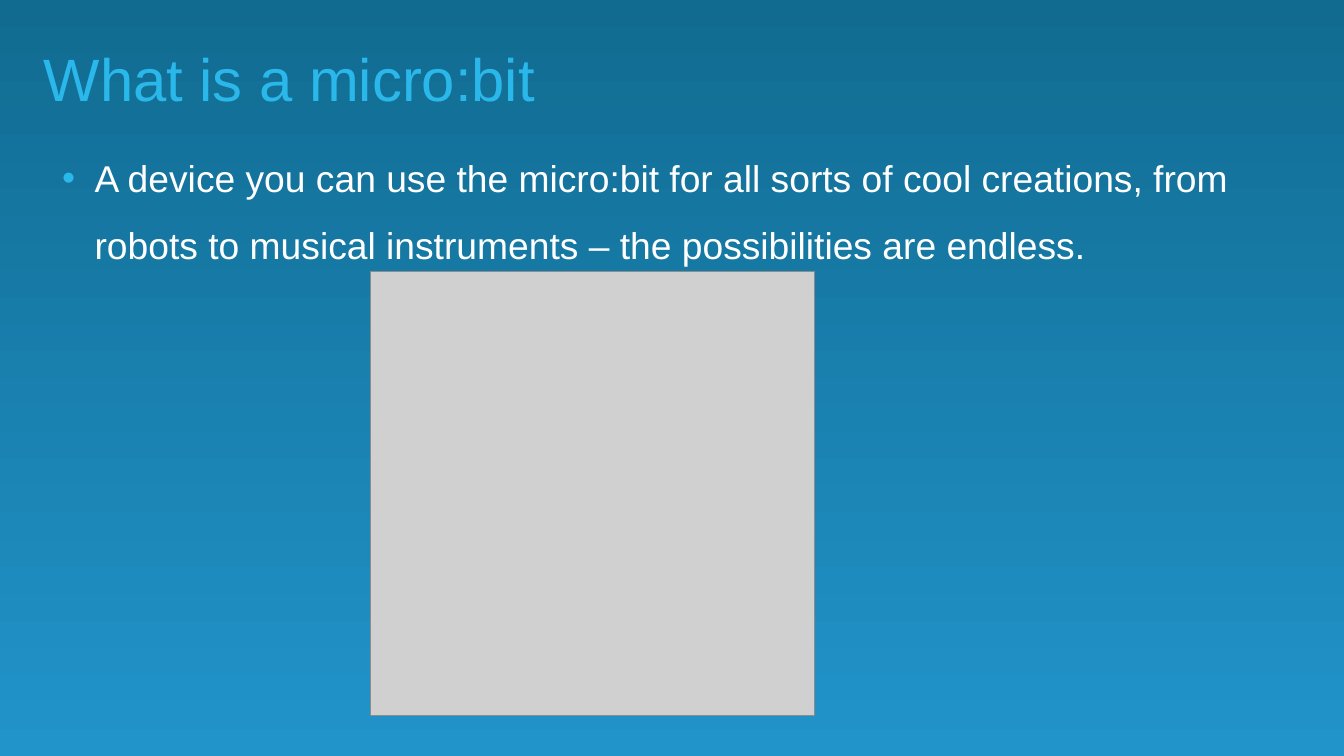
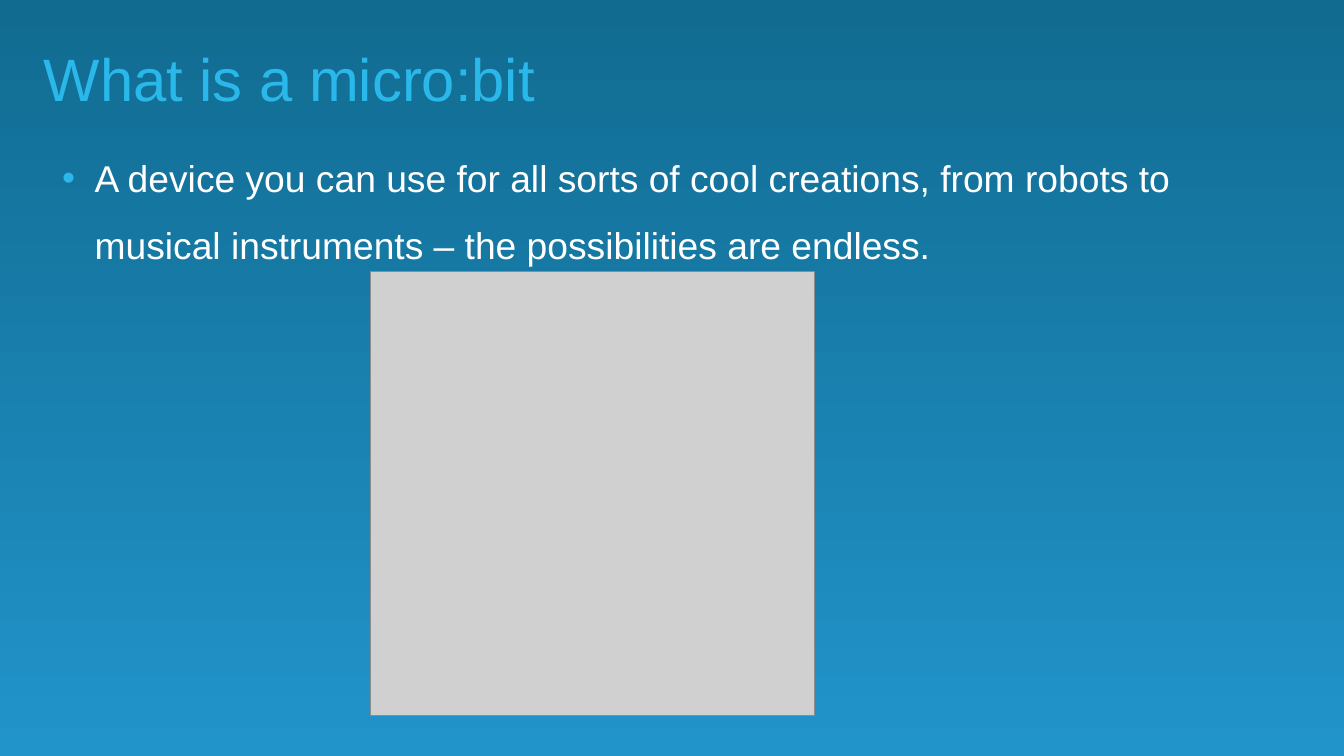
Before and after one commit to nicolehaugen/microbit, a slide deck: slide 2 of micro-bit.pptx. Drawn at 1344x756 pixels with LibreOffice and Linux fonts; fonts in the diff are those of the drawing; grey boxes stand for pictures; background and template pictures are left out. Boxes give left, top, right and bottom in pixels: in the first picture for what was removed or moved away, otherwise in the second. Text is boxed around its words. In the diff, an @@ line names an element or a change of style, - is before the commit and + after.

Commit message:
Presentation tweaks

```diff
--- a/micro-bit.pptx
+++ b/micro-bit.pptx
@@ text at <box>95,165,1170,267</box>: text changed @@
-• A device you can use the micro:bit for all sorts of cool creations, from robots to musical instruments – the possibilities are endless.
+• A device you can use for all sorts of cool creations, from robots to musical instruments – the possibilities are endless.
```
Also in this commit, not shown: 1 other slide changed, 2 slides added.
